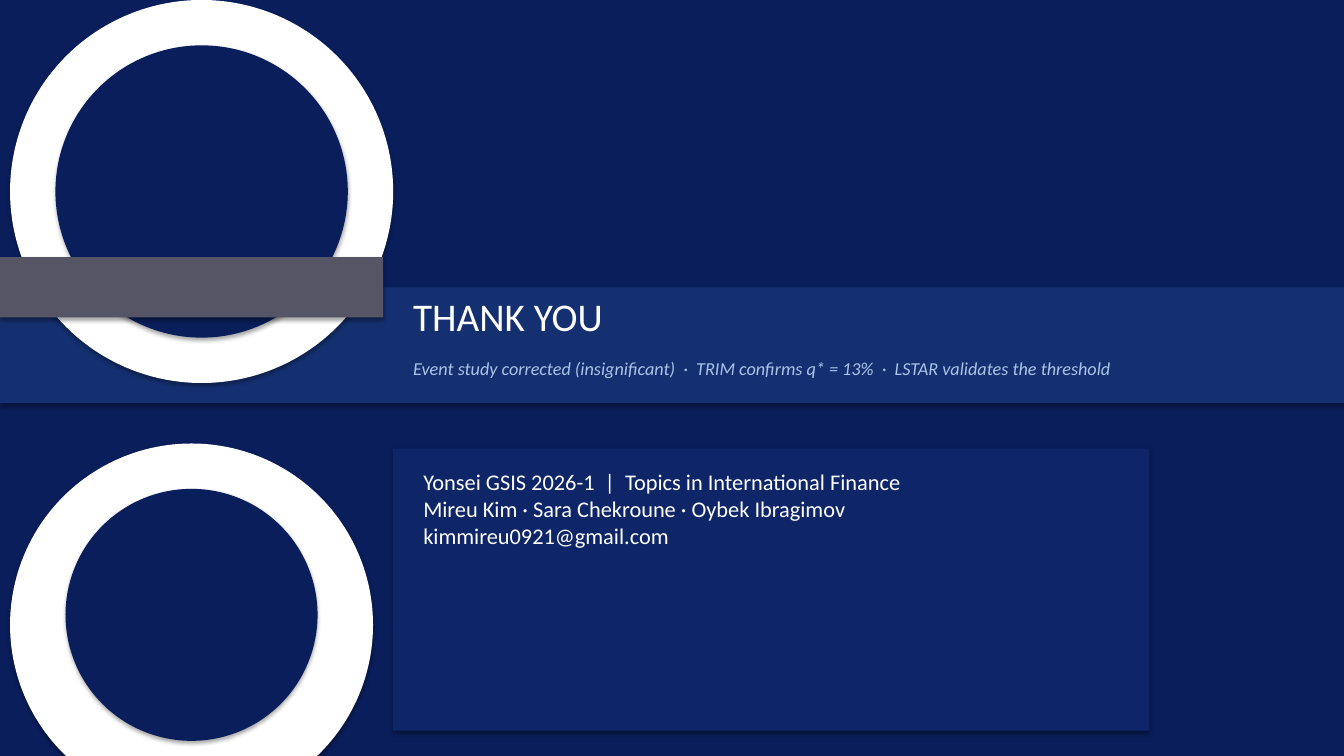
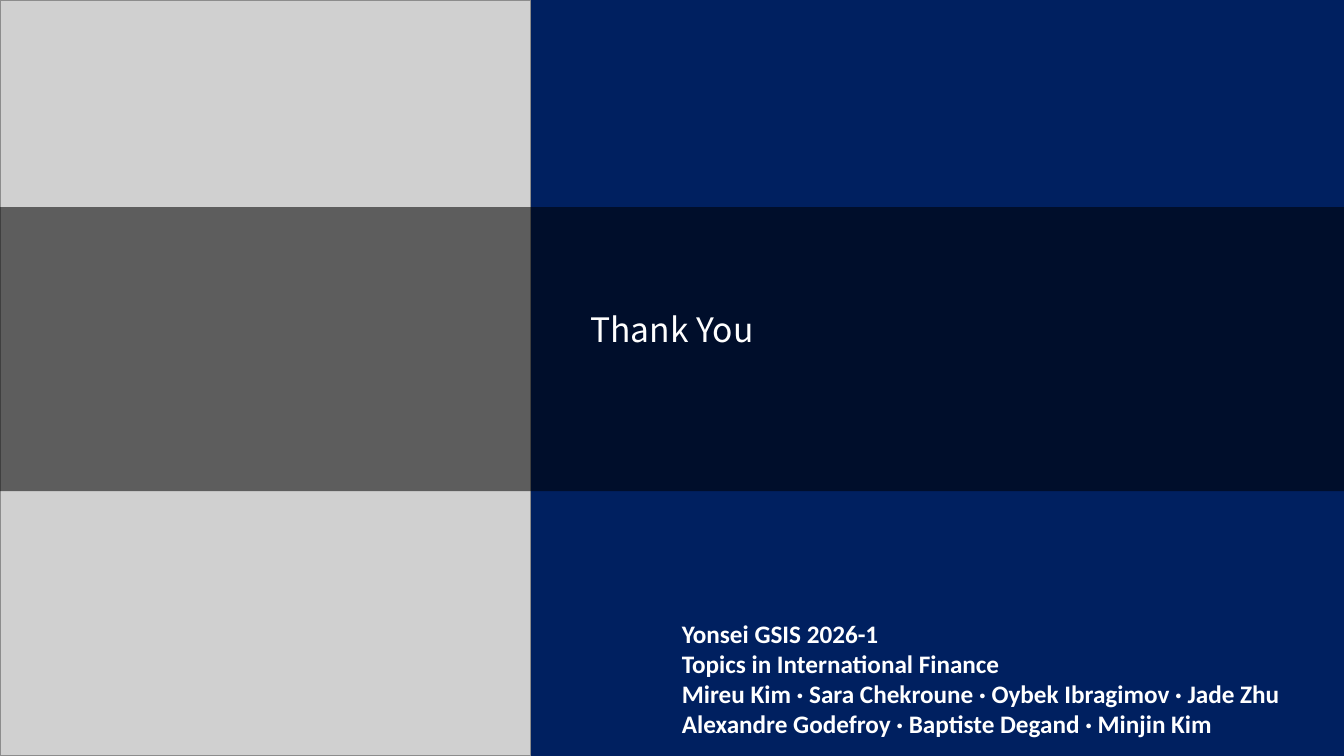
Before and after one commit to kimmireu0921/Stablecoins-and-the-Exorbitant-Privilege, a slide deck: slide 7 of presentations/0602_Stablecoin_Exorbitant_Privilege.pptx. Drawn at 1344x756 pixels with LibreOffice and Linux fonts; fonts in the diff are those of the drawing; grey boxes stand for pictures. Boxes give left, top, right and bottom in pixels: in the first picture for what was removed or moved away, otherwise in the second. Text is boxed around its words. In the diff, an @@ line names an element or a change of style, - is before the commit and + after.

Commit message:
added Minjin in the cover and last page

```diff
--- a/presentations/0602_Stablecoin_Exorbitant_Privilege.pptx
+++ b/presentations/0602_Stablecoin_Exorbitant_Privilege.pptx
@@ background #FFFFFF to #002060 @@
@@ rectangle removed at [0, 0, 1344, 756] @@
@@ picture added at [0, 0, 530, 756] @@
@@ ellipse removed at [10, 0, 393, 383] @@
@@ ellipse removed at [55, 45, 348, 338] @@
@@ rectangle "Thank You": place and size @@
-rectangle "Thank You" at [413, 305, 603, 332]
+rectangle "Thank You" at [0, 208, 1344, 492]
@@ rectangle "Thank You" at [0, 208, 1344, 492]: vertical alignment top to middle; fill none to #000000 at 55% opacity @@
@@ rectangle removed at [0, 257, 383, 318] @@
@@ rectangle removed at [0, 287, 1344, 403] @@
@@ text in rectangle at [590, 315, 753, 343]: text changed; size 28 to 24 pt; font Calibri to Noto Sans CJK JP @@
-THANK YOU
+Thank You
@@ text removed at [413, 362, 1111, 378] @@
-Event study corrected (insignificant) · TRIM confirms q* = 13% · LSTAR validates the threshold
@@ ellipse removed at [10, 444, 373, 756] @@
@@ rectangle removed at [393, 449, 1149, 731] @@
@@ ellipse removed at [66, 489, 318, 741] @@
@@ text at [682, 625, 1279, 738]: text changed; size 16 to 18 pt; bold on @@
-Yonsei GSIS 2026-1 | Topics in International Finance
-Mireu Kim · Sara Chekroune · Oybek Ibragimov
-kimmireu0921@gmail.com
+Yonsei GSIS 2026-1
+Topics in International Finance
+Mireu Kim · Sara Chekroune · Oybek Ibragimov · Jade Zhu Alexandre Godefroy · Baptiste Degand · Minjin Kim
```
Also in this commit, not shown: 1 other slide changed.
